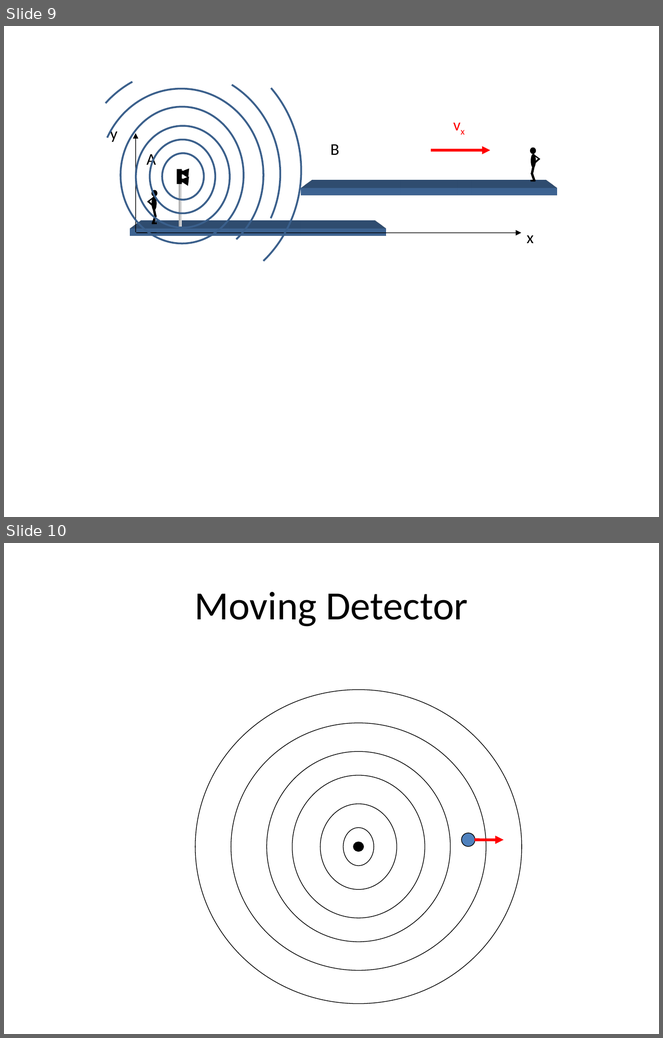
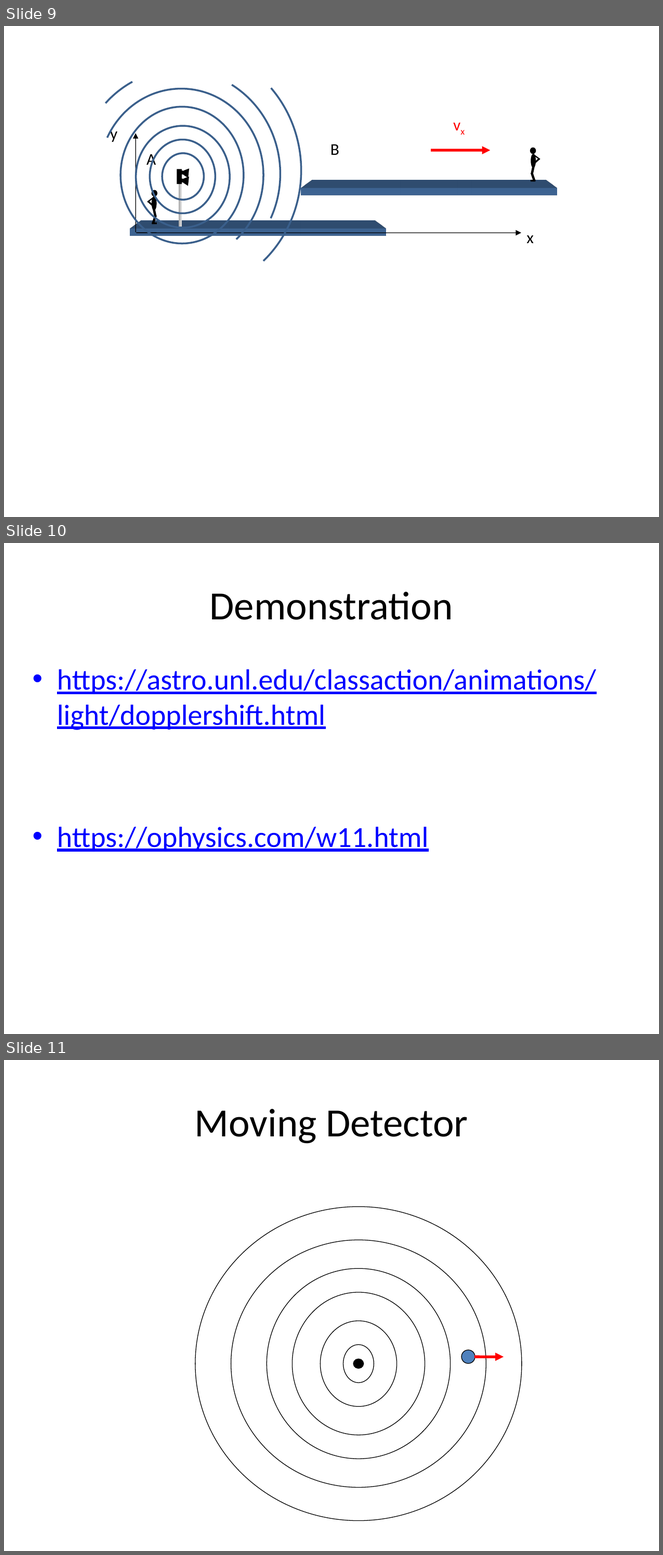
Before and after one commit to rtlines/PH223-Engineering-Physics, a slide deck: Slides/PH223_Lecture_05.pptx. Shown one above the other, each under a label of ours: slides 9 and 10 before the commit, slides 9, 10 and 11 after it. The pictures are 663x1038 and 663x1555 pixels, drawn with LibreOffice and Linux fonts; fonts in the diff are those of the drawing. Boxes give left, top, right and bottom in pixels: in the first picture for what was removed or moved away, otherwise in the second. Text is boxed around its words. In the diff, an @@ line names an element or a change of style, - is before the commit and + after.

Commit message:
EOW Update 2024-09-27 Added table to Doppler section

```diff
--- a/Slides/PH223_Lecture_05.pptx
+++ b/Slides/PH223_Lecture_05.pptx
@@ slide 10 added at (4,543,659,1034), background #FFFFFF @@
@@ title added at (209,591,453,620), 44 pt, text #000000 @@
+Demonstration
@@ text added at (57,669,596,852), 32 pt, text #0000FF, underline @@
+• https://astro.unl.edu/classaction/animations/light/dopplershift.html
+• https://ophysics.com/w11.html
@@ what was slide 10 is now slide 11 @@
```
Also in this commit, not shown: 1 other slide added, 10 other files.
